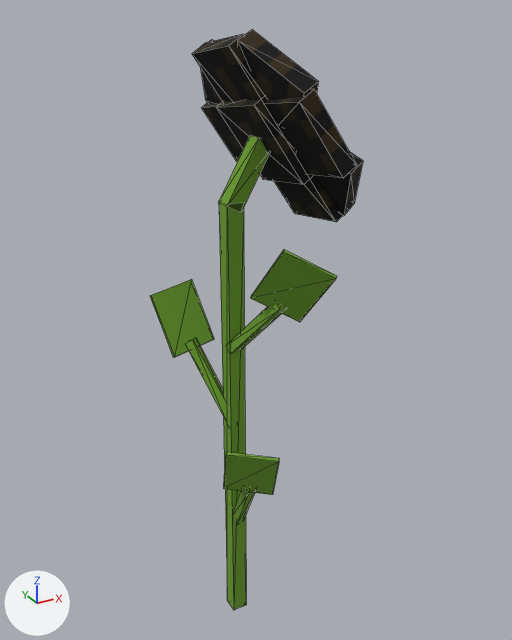
One commit to the glTF model models/flowers/sunflower.gltf: the scene before it, then after it.
Before and after are seen from a camera (50 mm lens) standing at (-1.08, -2.13, 2.42) and looking at (0.11, 0.03, 1.34). Arrows for +X, +Y and +Z are at lower left; the lights stay in place. Mesh edges are drawn as thin lines. Where no turn or scale is listed for an object, it has been applied to the vertices. Vertices at the same position are counted once.

The first picture shows '08eeee49-d1c8-8403-e501-237fbcf2336f', '1c1d66ed-9e6c-5e8b-8d97-fb99c0bffa9e', '2f95a8cc-bbbc-db35-044c-f79740e91d66', '3a6cfa20-1c8c-8196-f0b9-668acd8f6ec1', '3b1a7608-53c4-af62-febc-fd05c231e23b', '3d3684a8-469f-cd9f-9ad0-0c3af5637bec', '52942585-3229-d97f-2636-427560c31cca', '5e36d5f6-5c8c-c5db-3223-4b51d02703ab', '5f7cde42-c6fc-0e75-28b9-ba564dd4921e', '6e9d4138-4100-a9bb-bcc9-680ca79e0740', '70e2d5b8-fb36-3673-6394-4382a56b1b57', '923728d6-7e14-abfe-4ef2-f1e9526024a1', 'fb4f10db-031a-c53a-c5c2-0aac2ff49b2d'.
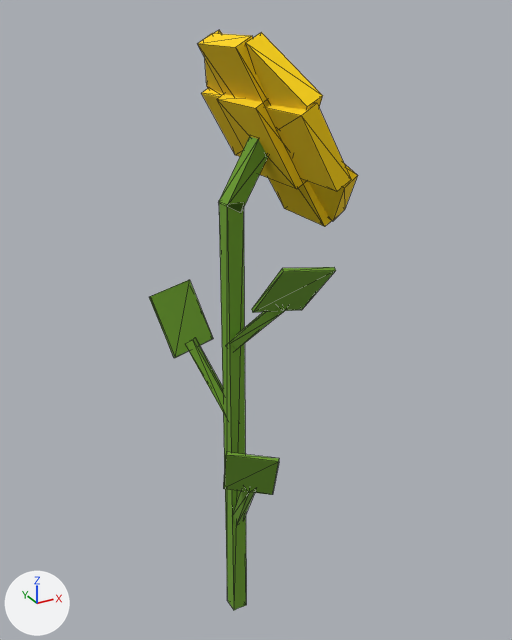
ob_leaf3 is not drawn itself; it is the parent of ob_3d3684a8_469f_cd9f_9ad0_0c3af5637bec, ob_3a6cfa20_1c8c_8196_f0b9_668acd8f6ec1.
ob_leaf2 is not drawn itself; it is the parent of ob_3b1a7608_53c4_af62_febc_fd05c231e23b, ob_5f7cde42_c6fc_0e75_28b9_ba564dd4921e.

Where the newer file only moved an object's origin or applied its transform, the numbers keep the older frame.

Edits to the bpy script that builds the scene:
```text
Change me_mesh_0:
    where me_mesh_0.from_pydata(...)  # 8 vertices, 12 faces; spans x -0.1..0.1, y -0.358..0.358, z -0.176..0.176
    remove me_mesh_0.materials.append(mat_material_0)
    me_mesh_0 part 5: the whole mesh is multiplied about its middle by the matrix ((0.999, 0.006, 0.043), (0.0, 0.991, -0.131), (-0.044, 0.13, 0.991)), then moved by (-0.007, 0.0, 0.004)
    add me_mesh_0.materials.append(mat_material_1)
Change me_mesh_1:
    where me_mesh_1.from_pydata(...)  # 8 vertices, 12 faces; spans x 0.654..0.875, y -0.092..0.219, z 0.318..0.648
    remove me_mesh_1.materials.append(mat_material_0)
    add me_mesh_1.materials.append(mat_material_1)
Change me_mesh_2:
    where me_mesh_2.from_pydata(...)  # 8 vertices, 12 faces; spans x 0.553..0.975, y -0.113..0.24, z 0.161..0.805
    remove me_mesh_2.materials.append(mat_material_0)
    me_mesh_2 part 4: the whole mesh is multiplied about its middle by the matrix ((0.999, 0.006, 0.043), (0.0, 0.991, -0.131), (-0.044, 0.13, 0.991)), then moved by (-0.007, 0.0, 0.004)
    add me_mesh_2.materials.append(mat_material_1)
Change me_mesh_3:
    where me_mesh_3.from_pydata(...)  # 8 vertices, 12 faces; spans x -0.184..0.089, y -0.322..0.13, z -0.106..0.333
    remove me_mesh_3.materials.append(mat_material_0)
    me_mesh_3 part 3: the whole mesh is multiplied about its middle by the matrix ((0.999, 0.006, 0.043), (0.0, 0.991, -0.131), (-0.044, 0.13, 0.991)), then moved by (-0.002, -0.014, -0.008)
    add me_mesh_3.materials.append(mat_material_1)
Change me_mesh_4:
    where me_mesh_4.from_pydata(...)  # 8 vertices, 12 faces; spans x -0.092..0.233, y -0.355..0.114, z -0.267..0.126
    remove me_mesh_4.materials.append(mat_material_0)
    me_mesh_4 part 2: the whole mesh is multiplied about its middle by the matrix ((0.999, 0.006, 0.043), (0.0, 0.991, -0.131), (-0.044, 0.13, 0.991)), then moved by (-0.01, 0.01, -0.014)
    add me_mesh_4.materials.append(mat_material_1)
Change me_mesh_6:
    where me_mesh_6.from_pydata(...)  # 8 vertices, 12 faces; spans x -0.184..0.089, y -0.11..0.355, z -0.126..0.296
    remove me_mesh_6.materials.append(mat_material_0)
    me_mesh_6 part 1: the whole mesh is multiplied about its middle by the matrix ((0.999, 0.006, 0.043), (0.0, 0.991, -0.131), (-0.044, 0.13, 0.991)), then moved by (-0.002, -0.012, 0.021)
    add me_mesh_6.materials.append(mat_material_1)
Change ob_leaf3:
    ob_leaf3.rotation_euler: (0.228, 0.298, 0.0681) -> (0.0, 0.0, 0.0)  # degrees (13, 17, 3.9) -> degrees (0, 0, 0)
Change ob_3d3684a8_469f_cd9f_9ad0_0c3af5637bec:
    remove ob_3d3684a8_469f_cd9f_9ad0_0c3af5637bec.parent = ob_leaf3
    ob_3d3684a8_469f_cd9f_9ad0_0c3af5637bec.location: (0.0, 0.0, 0.0) -> (0.0393, -0.23, 1.493)
    ob_3d3684a8_469f_cd9f_9ad0_0c3af5637bec.rotation_euler: (0.436, 0.107, -0.557) -> (0.699, 0.135, -0.0537)  # degrees (25, 6.1, -32) -> degrees (40, 7.7, -3.1)
Change ob_3a6cfa20_1c8c_8196_f0b9_668acd8f6ec1:
    remove ob_3a6cfa20_1c8c_8196_f0b9_668acd8f6ec1.parent = ob_leaf3
    ob_3a6cfa20_1c8c_8196_f0b9_668acd8f6ec1.location: (0.0, 0.0, 0.0) -> (0.0393, -0.23, 1.493)
    ob_3a6cfa20_1c8c_8196_f0b9_668acd8f6ec1.rotation_euler: (0.532, -0.206, 0.119) -> (0.767, -0.338, 0.527)  # degrees (30, -12, 6.8) -> degrees (44, -19, 30)
Change ob_leaf2:
    ob_leaf2.rotation_euler: (0.0, 0.0, -2.4) -> (0.0, 0.0, 0.0)  # degrees (0, 0, -138) -> degrees (0, 0, 0)
Change ob_3b1a7608_53c4_af62_febc_fd05c231e23b:
    remove ob_3b1a7608_53c4_af62_febc_fd05c231e23b.parent = ob_leaf2
    ob_3b1a7608_53c4_af62_febc_fd05c231e23b.location: (0.0, 0.0, 0.0) -> (-0.0857, 0.139, 1.205)
    ob_3b1a7608_53c4_af62_febc_fd05c231e23b.rotation_euler: (0.436, 0.107, -0.557) -> (0.436, 0.107, -2.896)  # degrees (25, 6.1, -32) -> degrees (25, 6.1, -166)
Change ob_5f7cde42_c6fc_0e75_28b9_ba564dd4921e:
    remove ob_5f7cde42_c6fc_0e75_28b9_ba564dd4921e.parent = ob_leaf2
    ob_5f7cde42_c6fc_0e75_28b9_ba564dd4921e.location: (0.0, 0.0, 0.0) -> (-0.0857, 0.139, 1.205)
    ob_5f7cde42_c6fc_0e75_28b9_ba564dd4921e.rotation_euler: (0.532, -0.206, 0.119) -> (0.532, -0.206, -2.22)  # degrees (30, -12, 6.8) -> degrees (30, -12, -127)
```

Where the change shows, as pixel boxes (x1, y1, x2, y2) in the pictures (512 x 640 px):
'fb4f10db-031a-c53a-c5c2-0aac2ff49b2d', recoloured, reshaped (black to yellow, 17% taller): before (201, 89, 357, 178); after (201, 88, 351, 192)
'08eeee49-d1c8-8403-e501-237fbcf2336f', recoloured, reshaped (black to yellow, 15% narrower): before (192, 34, 349, 222); after (198, 33, 331, 226)
'52942585-3229-d97f-2636-427560c31cca', recoloured (black to yellow): (216, 94, 313, 189) in both
'3d3684a8-469f-cd9f-9ad0-0c3af5637bec', turned, moved: before (250, 250, 337, 322); after (252, 267, 336, 312)
'6e9d4138-4100-a9bb-bcc9-680ca79e0740', recoloured, reshaped: before (238, 29, 319, 101); after (245, 32, 323, 110)
'3b1a7608-53c4-af62-febc-fd05c231e23b', turned, moved: before (150, 280, 214, 357); after (149, 280, 213, 358)
'70e2d5b8-fb36-3673-6394-4382a56b1b57', recoloured, reshaped: before (314, 151, 363, 216); after (309, 163, 358, 221)
'5f7cde42-c6fc-0e75-28b9-ba564dd4921e', turned, moved: before (187, 338, 228, 424); after (187, 338, 226, 417)
'3a6cfa20-1c8c-8196-f0b9-668acd8f6ec1', turned, moved: before (231, 303, 286, 353); after (231, 306, 288, 351)
'5e36d5f6-5c8c-c5db-3223-4b51d02703ab', recoloured, reshaped (9% narrower): before (201, 40, 222, 103); after (205, 30, 224, 94)
